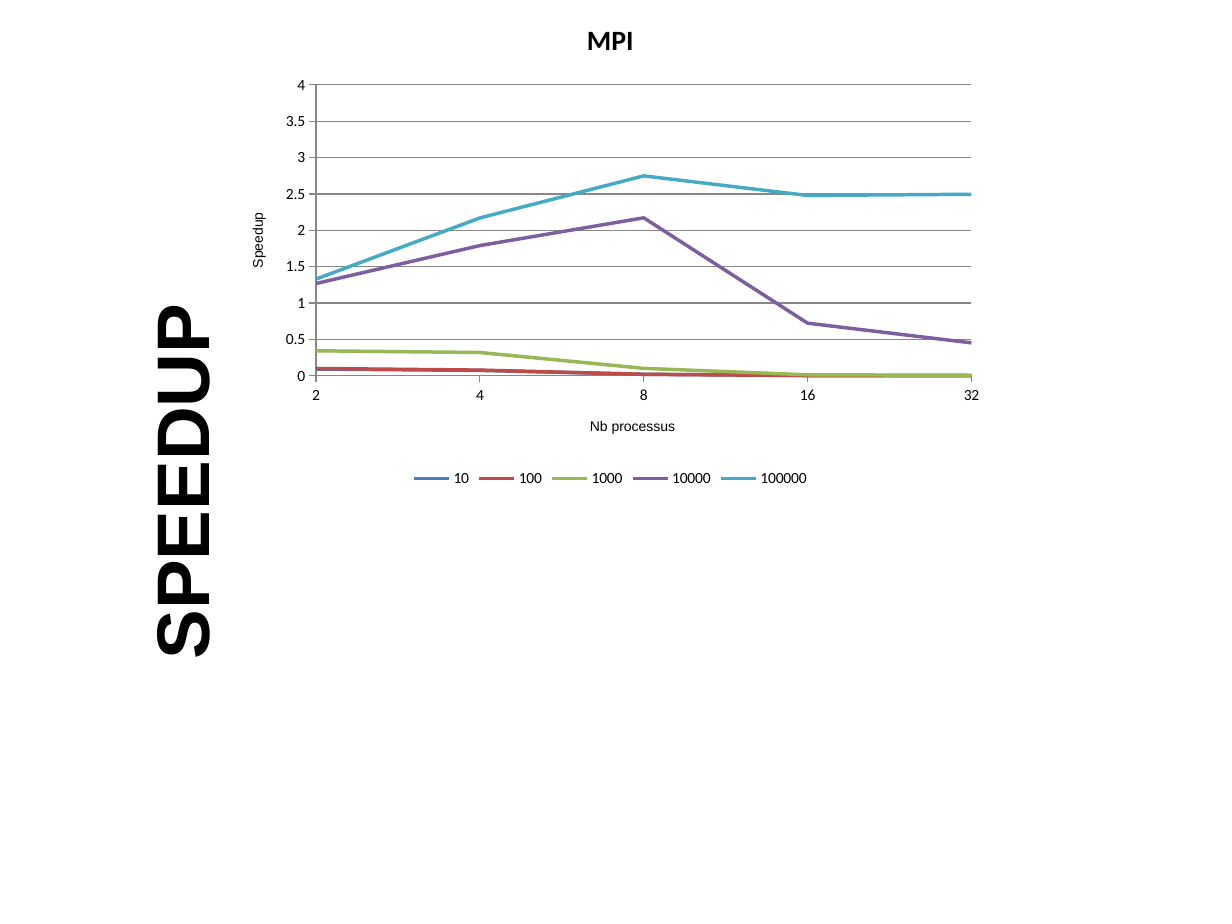
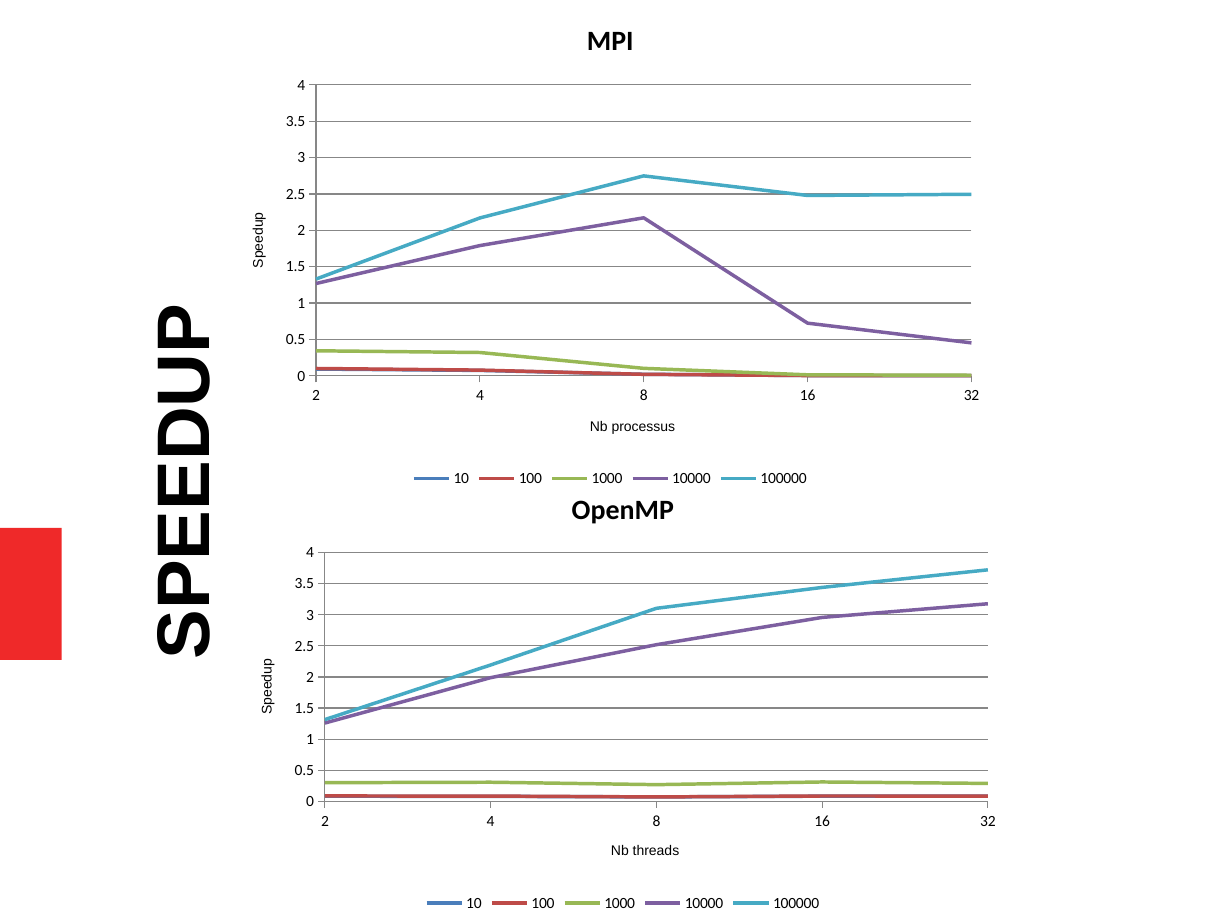
Before and after one commit to Elnathbeta/perf-project, a slide deck: slide 7 of oral.odp. Drawn at 1232x924 pixels with LibreOffice and Linux fonts; fonts in the diff are those of the drawing. Boxes give left, top, right and bottom in pixels: in the first picture for what was removed or moved away, otherwise in the second. Text is boxed around its words. In the diff, an @@ line names an element or a change of style, - is before the commit and + after.

```diff
--- a/oral.odp
+++ b/oral.odp
@@ line chart added at [235,470,1012,917] @@
+title "OpenMP"
+categories: 2, 4, 8, 16, 32
+10: 0.1, 0.1, 0.1, 0.1, 0.1
+100: 0.1, 0.1, 0.1, 0.1, 0.1
+1000: 0.3, 0.3, 0.3, 0.3, 0.3
+10000: 1.3, 2, 2.5, 3, 3.2
+100000: 1.3, 2.2, 3.1, 3.4, 3.7
@@ rectangle added at [0,528,61,660], fill #EF2929 @@
```
Also in this commit, not shown: 7 other slides changed, 1 slide added, 1 slide removed, 3 other files.
